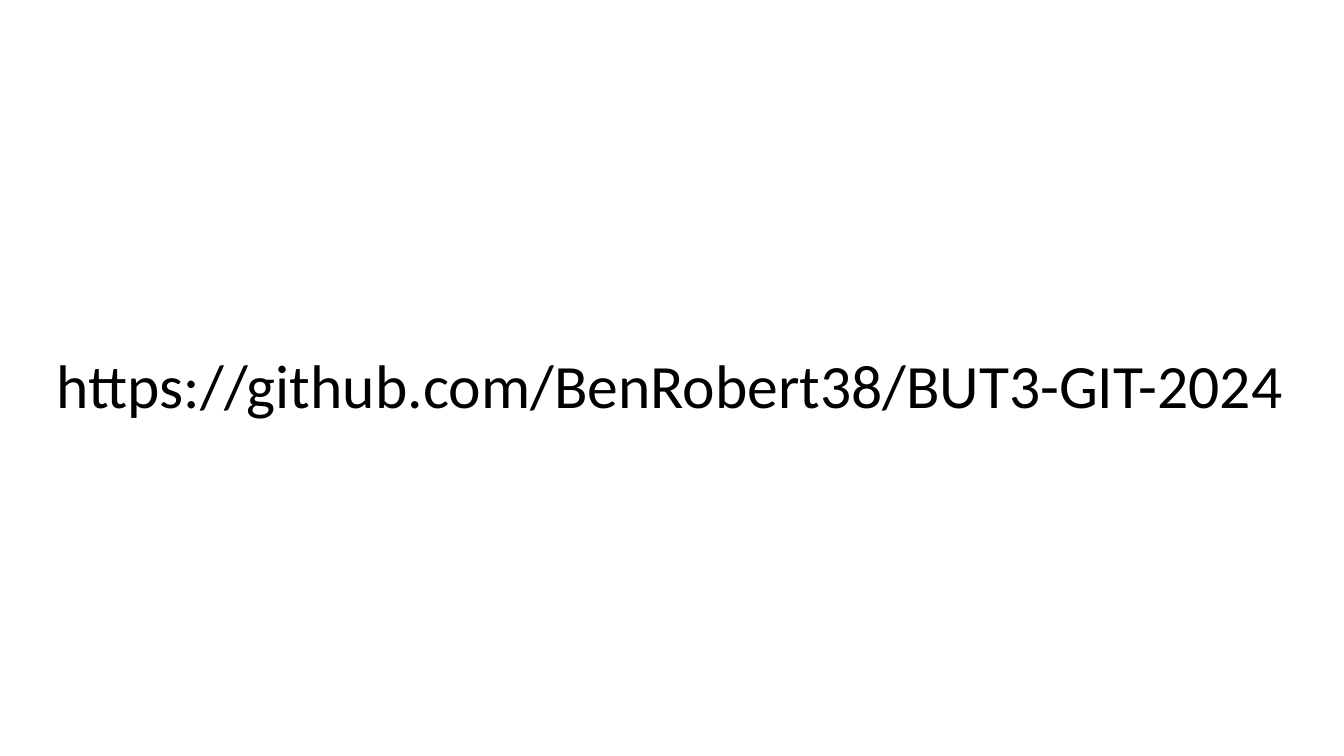
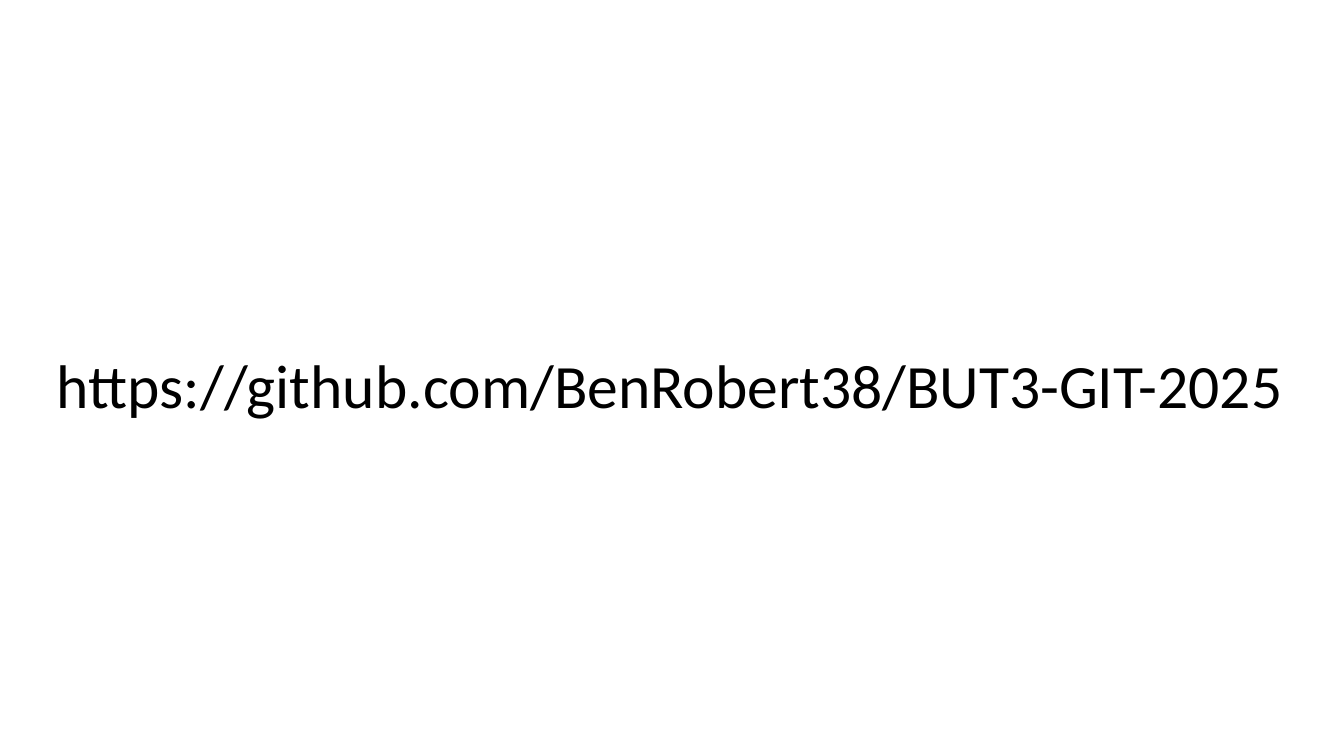
Before and after one commit to BenRobert38/BUT3-GIT-2025, a slide deck: slide 61 of Cours/BUT3-Cours2.pptx. Drawn at 1344x756 pixels with LibreOffice and Linux fonts; fonts in the diff are those of the drawing. Boxes give left, top, right and bottom in pixels: in the first picture for what was removed or moved away, otherwise in the second. Text is boxed around its words. In the diff, an @@ line names an element or a change of style, - is before the commit and + after.

Commit message:
git 2 up

```diff
--- a/Cours/BUT3-Cours2.pptx
+++ b/Cours/BUT3-Cours2.pptx
@@ text at (x1=57, y1=365, x2=1282, y2=419): text changed @@
-https://github.com/BenRobert38/BUT3-GIT-2024
+https://github.com/BenRobert38/BUT3-GIT-2025
```
